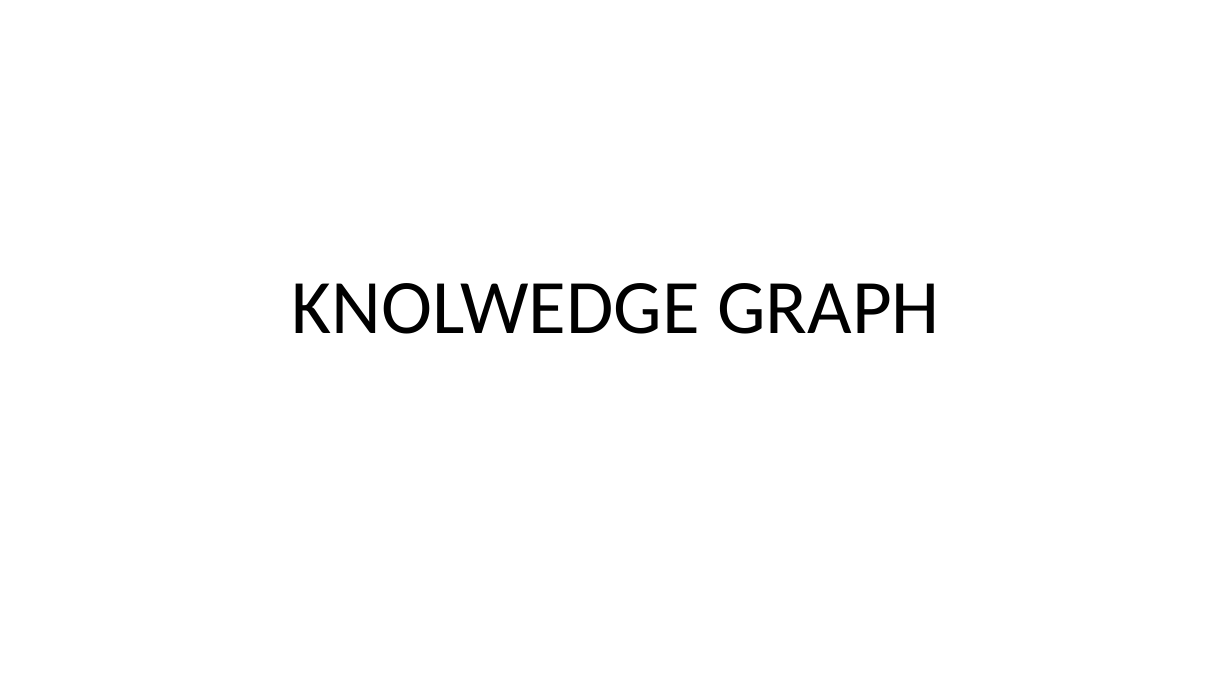
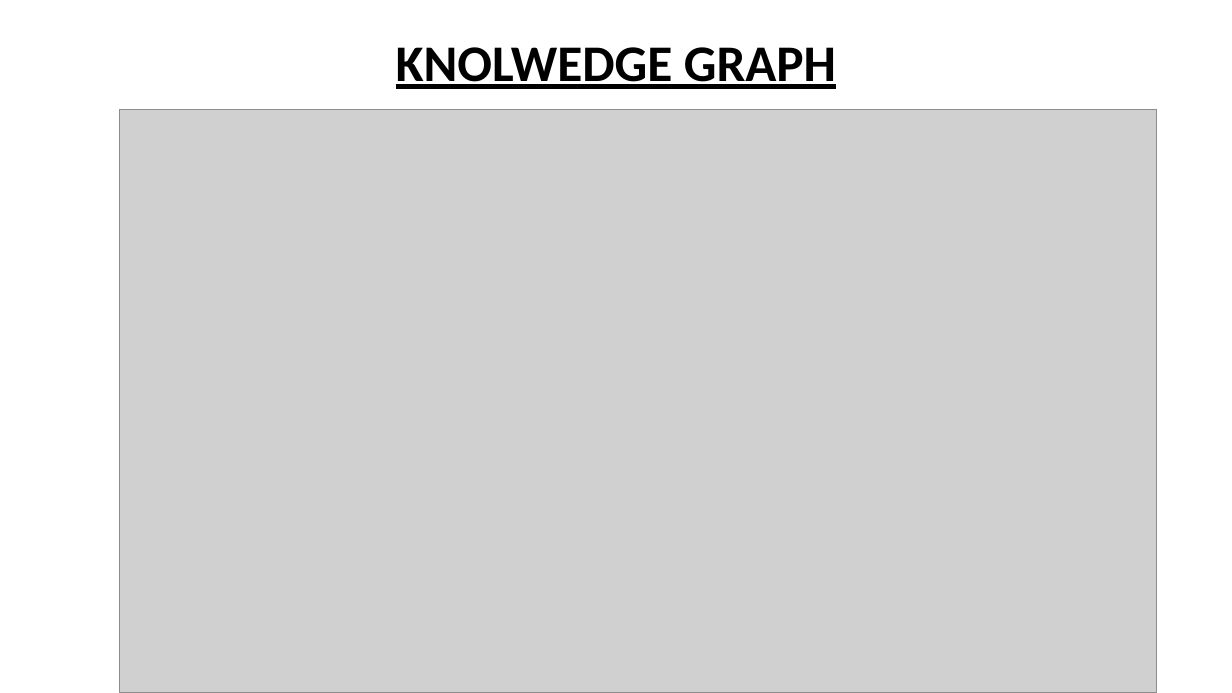
Before and after one commit to NpmStartAbhi/node, a slide deck: slide 1 of kg.pptx. Drawn at 1232x693 pixels with LibreOffice and Linux fonts; fonts in the diff are those of the drawing; grey boxes stand for pictures. Boxes give left, top, right and bottom in pixels: in the first picture for what was removed or moved away, otherwise in the second. Text is boxed around its words. In the diff, an @@ line names an element or a change of style, - is before the commit and + after.

Commit message:
knowledge graph

```diff
--- a/kg.pptx
+++ b/kg.pptx
@@ title "KNOLWEDGE GRAPH" moved from (x1=292, y1=283, x2=939, y2=334) to (x1=396, y1=47, x2=836, y2=89) @@
@@ title "KNOLWEDGE GRAPH" at (x1=396, y1=47, x2=836, y2=89): size 60 to 40 pt, bold on, underline on @@
@@ picture added at (x1=119, y1=110, x2=1156, y2=693) @@
```
Also in this commit, not shown: 4 slides added, 2 other files.
